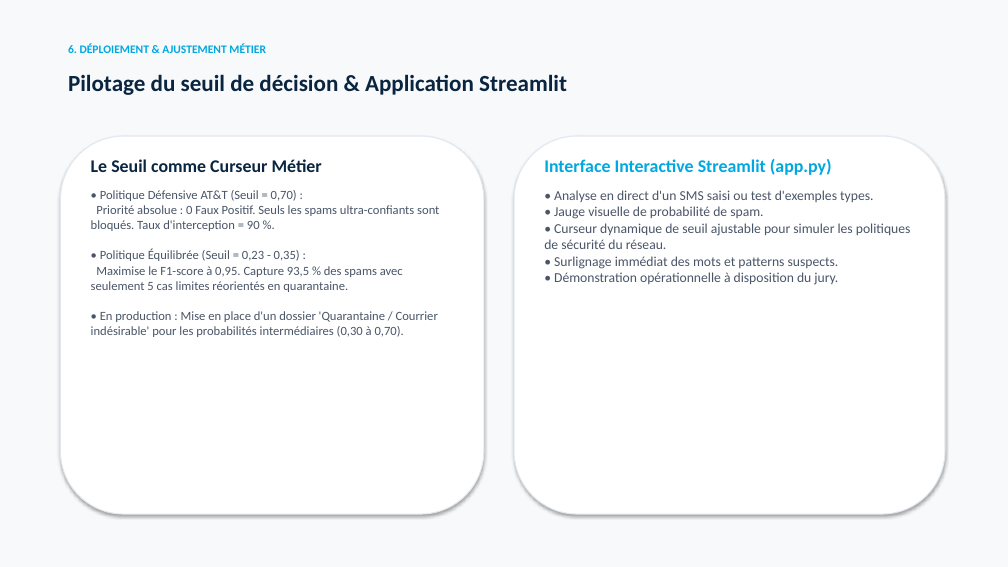
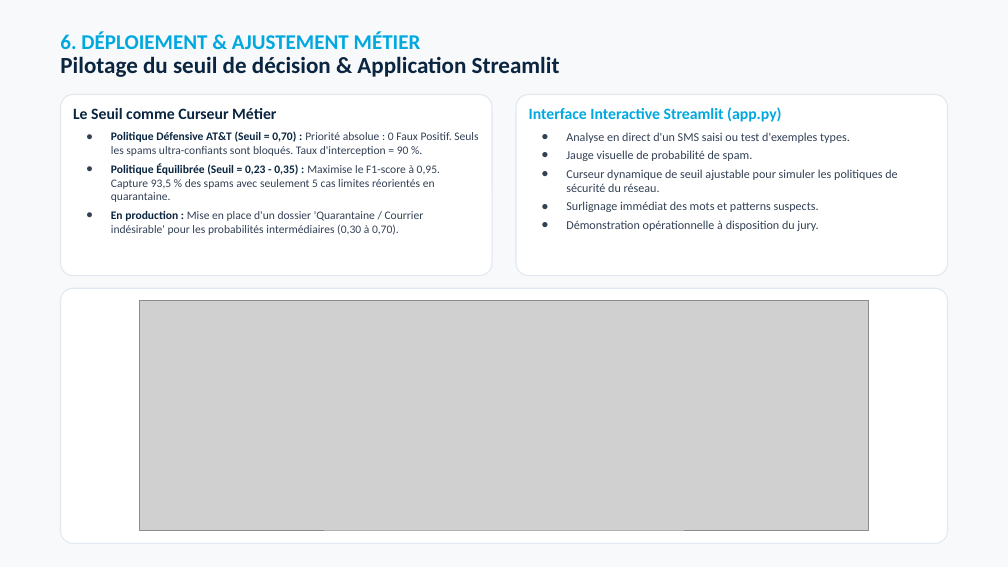
Before and after one commit to Elkristobal59/CERTIFICATION_CDSD, a slide deck: slide 7 of Bloc_4_ATT_Spam_Detector/ATT_spam_detector_presentation.pptx. Drawn at 1008x567 pixels with LibreOffice and Linux fonts; fonts in the diff are those of the drawing; grey boxes stand for pictures. Boxes give left, top, right and bottom in pixels: in the first picture for what was removed or moved away, otherwise in the second. Text is boxed around its words. In the diff, an @@ line names an element or a change of style, - is before the commit and + after.

Commit message:
feat(bloc4): align presentation figures with notebook and add 2-page print-ready technical revision sheet

```diff
--- a/Bloc_4_ATT_Spam_Detector/ATT_spam_detector_presentation.pptx
+++ b/Bloc_4_ATT_Spam_Detector/ATT_spam_detector_presentation.pptx
@@ text "6. DÉPLOIEMENT & AJUSTEMENT MÉTIER": place and size @@
-text "6. DÉPLOIEMENT & AJUSTEMENT MÉTIER" at <box>68,43,266,53</box>
+text "6. DÉPLOIEMENT & AJUSTEMENT MÉTIER" at <box>60,31,421,49</box>
@@ text "6. DÉPLOIEMENT & AJUSTEMENT MÉTIER" at <box>60,31,421,49</box>: size 11 to 20 pt; vertical alignment top to middle @@
@@ text "Pilotage du seuil de décision ...": place and size @@
-text "Pilotage du seuil de décision ..." at <box>68,74,567,95</box>
+text "Pilotage du seuil de décision ..." at <box>60,56,560,77</box>
@@ text "Pilotage du seuil de décision ..." at <box>60,56,560,77</box>: vertical alignment top to middle @@
@@ rounded rectangle at <box>60,95,492,276</box>: shadow off; proportions changed @@
@@ rounded rectangle: place and size @@
-rounded rectangle at <box>60,136,484,514</box>
+rounded rectangle at <box>60,95,492,276</box>
@@ text at <box>73,108,276,119</box>: size 17 to 15 pt in "Le Seuil comme Curseur Métier" @@
@@ text "Le Seuil comme Curseur Métier": place and size @@
-text "Le Seuil comme Curseur Métier" at <box>91,159,439,337</box>
+text "Le Seuil comme Curseur Métier" at <box>73,108,478,233</box>
@@ rounded rectangle: place and size @@
-rounded rectangle at <box>514,136,945,514</box>
+rounded rectangle at <box>516,95,948,276</box>
@@ rounded rectangle at <box>516,95,948,276</box>: shadow off; proportions changed @@
@@ text at <box>529,107,781,122</box>: size 17 to 15 pt in "Interface Interactive Streamlit (app.py)" @@
@@ text "Interface Interactive Streamlit (app.py)": place and size @@
-text "Interface Interactive Streamlit (app.py)" at <box>544,159,911,285</box>
+text "Interface Interactive Streamlit (app.py)" at <box>529,107,897,231</box>
@@ text at <box>111,131,478,233</box>: text changed; size 12 to 11 pt; text colour #4A5568 to #334155 @@
-• Politique Défensive AT&T (Seuil = 0,70) :
-Priorité absolue : 0 Faux Positif. Seuls les spams ultra-confiants sont bloqués. Taux d'interception = 90 %.
-• Politique Équilibrée (Seuil = 0,23 - 0,35) :
-Maximise le F1-score à 0,95. Capture 93,5 % des spams avec seulement 5 cas limites réorientés en quarantaine.
-• En production : Mise en place d'un dossier 'Quarantaine / Courrier indésirable' pour les probabilités intermédiaires (0,30 à 0,70).
+● Politique Défensive AT&T (Seuil = 0,70) : Priorité absolue : 0 Faux Positif. Seuls les spams ultra-confiants sont bloqués. Taux d'interception = 90 %.
+● Politique Équilibrée (Seuil = 0,23 - 0,35) : Maximise le F1-score à 0,95. Capture 93,5 % des spams avec seulement 5 cas limites réorientés en quarantaine.
+● En production : Mise en place d'un dossier 'Quarantaine / Courrier indésirable' pour les probabilités intermédiaires (0,30 à 0,70).
@@ text at <box>566,132,897,231</box>: text changed; size 13 to 11.5 pt; text colour #4A5568 to #334155 @@
-• Analyse en direct d'un SMS saisi ou test d'exemples types.
-• Jauge visuelle de probabilité de spam.
-• Curseur dynamique de seuil ajustable pour simuler les politiques de sécurité du réseau.
-• Surlignage immédiat des mots et patterns suspects.
-• Démonstration opérationnelle à disposition du jury.
+● Analyse en direct d'un SMS saisi ou test d'exemples types.
+● Jauge visuelle de probabilité de spam.
+● Curseur dynamique de seuil ajustable pour simuler les politiques de sécurité du réseau.
+● Surlignage immédiat des mots et patterns suspects.
+● Démonstration opérationnelle à disposition du jury.
@@ rounded rectangle added at <box>60,288,948,544</box>, fill #FFFFFF, outline #E2E8F0 1 pt @@
@@ picture added at <box>139,301,869,530</box> @@
```
Also in this commit, not shown: 6 other slides changed, 1 other file.
